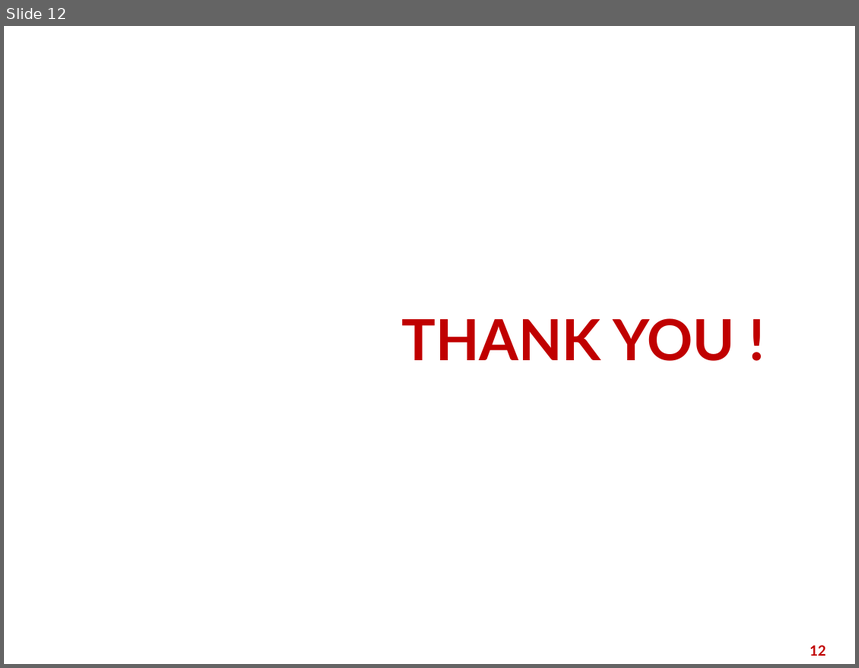
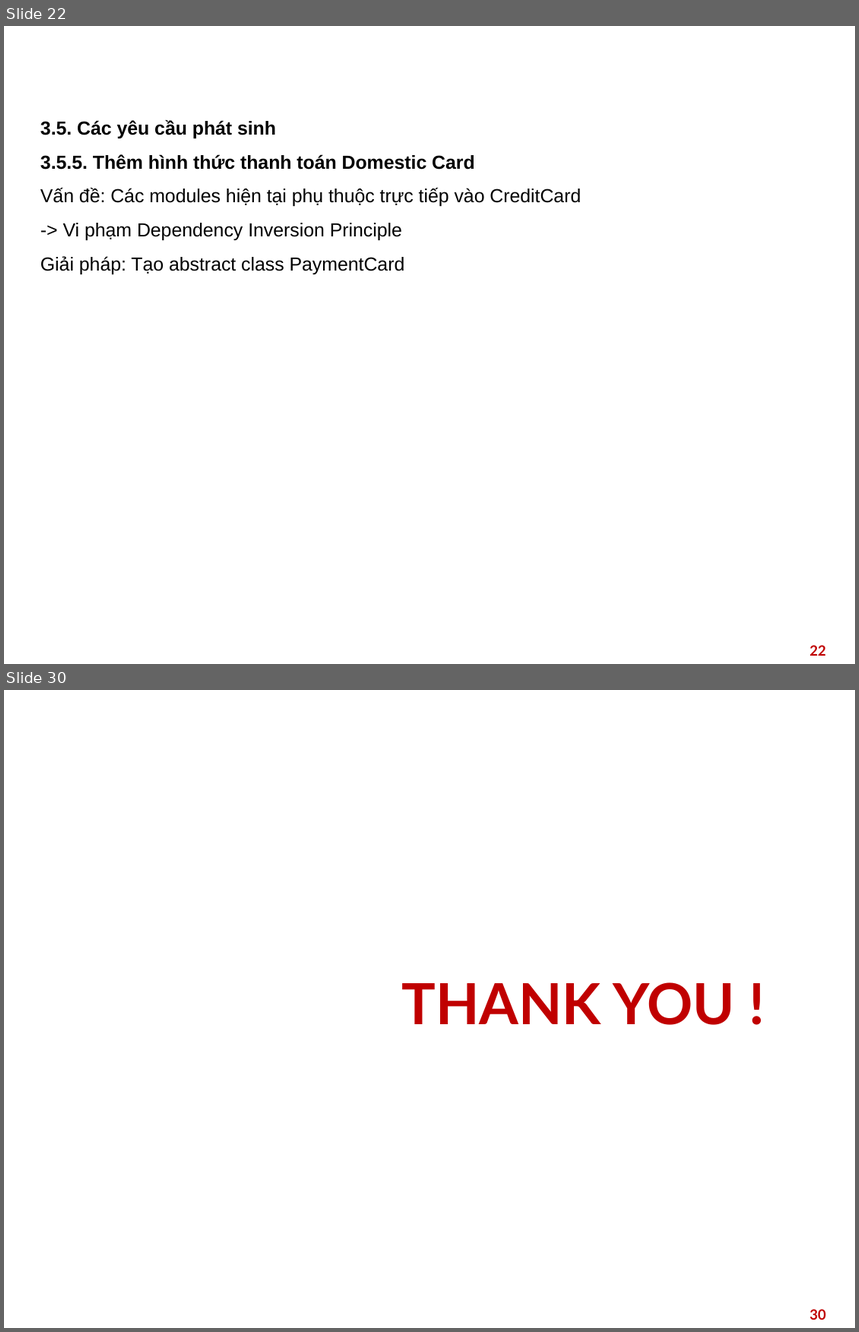
Before and after one commit to HieuPham2000/DP.20212.03, a slide deck: presentation/Design_Pattern_Slide.pptx. Shown one above the other, each under a label of ours: slide 12 before the commit, slides 22 and 30 after it; the slides between them are not shown. The pictures are 859x668 and 859x1332 pixels, drawn with LibreOffice and Linux fonts; fonts in the diff are those of the drawing; background and template pictures are left out. Boxes give left, top, right and bottom in pixels: in the first picture for what was removed or moved away, otherwise in the second. Text is boxed around its words. In the diff, an @@ line names an element or a change of style, - is before the commit and + after.

```diff
--- a/presentation/Design_Pattern_Slide.pptx
+++ b/presentation/Design_Pattern_Slide.pptx
@@ slide 22 added at bbox=[4, 26, 855, 664], background picture (left out) @@
@@ title added at bbox=[26, 34, 834, 75], 28 pt, text #FFFFFF, bold @@
+3. Đánh giá, refactor
@@ text added at bbox=[40, 120, 581, 275], 16 pt, text #000000 @@
+3.5. Các yêu cầu phát sinh
+3.5.5. Thêm hình thức thanh toán Domestic Card
+Vấn đề: Các modules hiện tại phụ thuộc trực tiếp vào CreditCard
+  -> Vi phạm Dependency Inversion Principle
+  Giải pháp: Tạo abstract class PaymentCard
@@ page number added at bbox=[810, 645, 826, 656], 12 pt, text #C00000, bold @@
+22
@@ what was slide 12 is now slide 30 @@
@@ page number at bbox=[810, 1309, 826, 1320]: text changed @@
-12
+30
```
Also in this commit, not shown: 9 slides changed, 17 other slides added, 2 other files.
